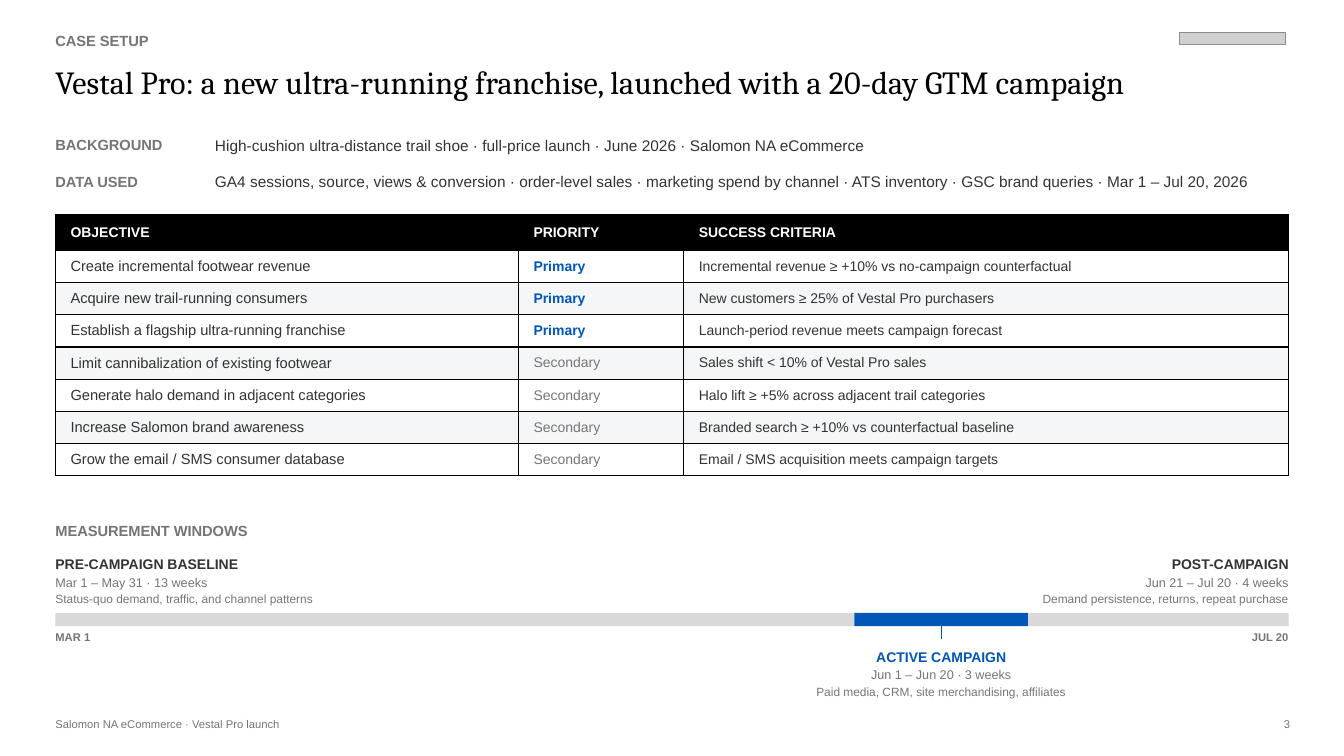
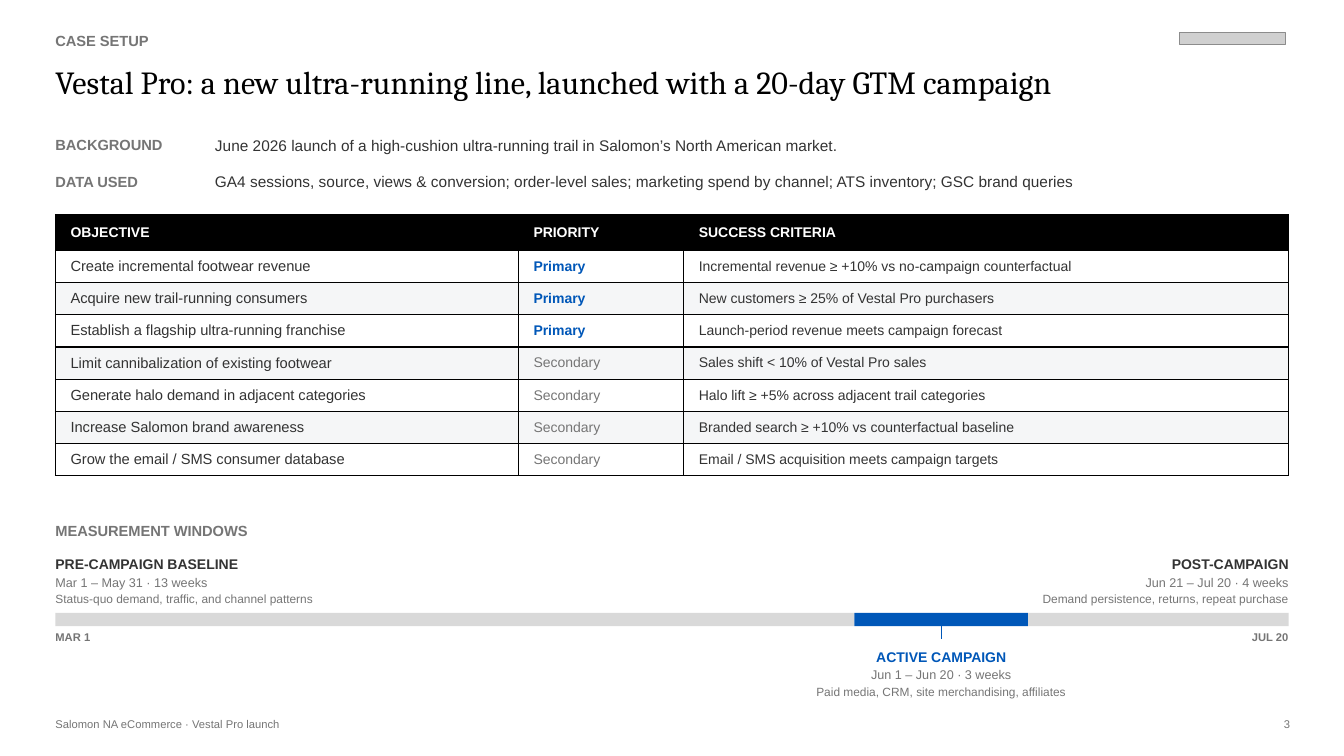
Before and after one commit to andersone17/salomon_case, a slide deck: slide 3 of deliverables/VestalPro_Campaign_Readout_iter2.pptx. Drawn at 1344x756 pixels with LibreOffice and Linux fonts; fonts in the diff are those of the drawing; grey boxes stand for pictures. Boxes give left, top, right and bottom in pixels: in the first picture for what was removed or moved away, otherwise in the second. Text is boxed around its words. In the diff, an @@ line names an element or a change of style, - is before the commit and + after.

```diff
--- a/deliverables/VestalPro_Campaign_Readout_iter2.pptx
+++ b/deliverables/VestalPro_Campaign_Readout_iter2.pptx
@@ text at [55, 71, 1051, 101]: text changed @@
-Vestal Pro: a new ultra-running franchise, launched with a 20-day GTM campaign
+Vestal Pro: a new ultra-running line, launched with a 20-day GTM campaign
@@ text at [215, 140, 837, 154]: text changed @@
-High-cushion ultra-distance trail shoe · full-price launch · June 2026 · Salomon NA eCommerce
+June 2026 launch of a high-cushion ultra-running trail in Salomon’s North American market.
@@ text at [215, 176, 1073, 190]: text changed @@
-GA4 sessions, source, views & conversion · order-level sales · marketing spend by channel · ATS inventory · GSC brand queries · Mar 1 – Jul 20, 2026
+GA4 sessions, source, views & conversion; order-level sales; marketing spend by channel; ATS inventory; GSC brand queries
```
Also in this commit, not shown: 7 other slides changed, 40 other files.
